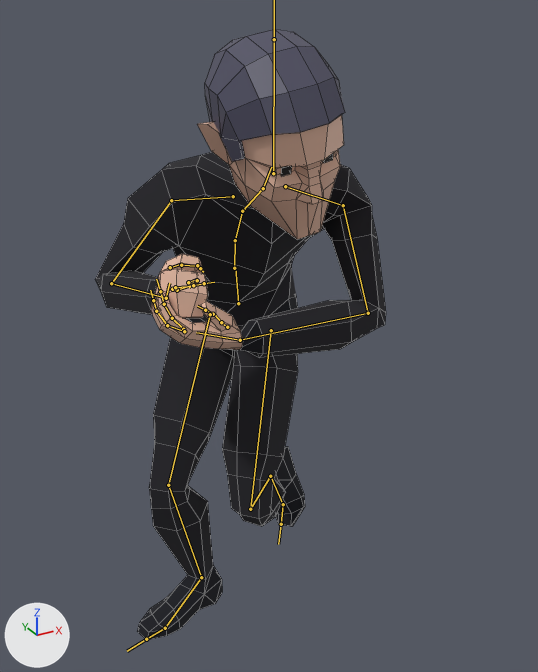
The FBX model GameJamSpy/Assets/Models/Characters/Animations/p2_run_fwd_45R.fbx: old version first, new version second.
Before and after are seen from a 50 mm camera at (-0.787, -1.627, 1.578) aimed at (-0.063, -0.31, 0.919). Every picture has the same lights, and +X, +Y and +Z are marked at lower left. Both versions are drawn at frame 23 of the action 'p2_run_fwd_45R'; the numbers are the values there. The bones that bend it are drawn over the model as lines. Mesh edges are drawn as thin lines.
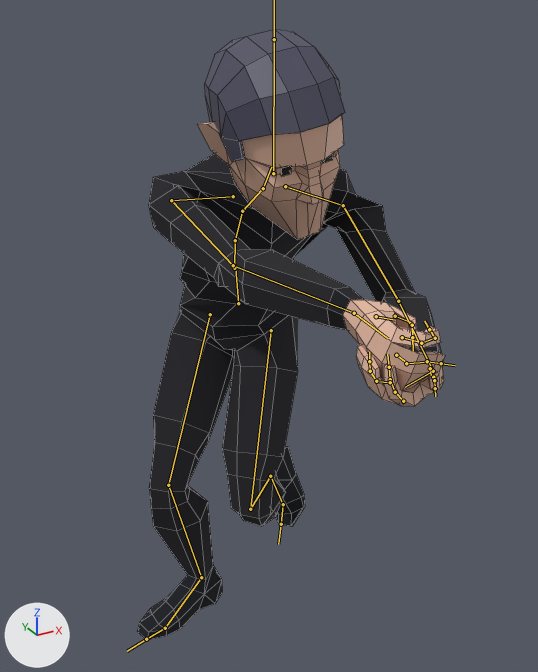
Boxes (x1, y1, x2, y2) around the edits, measured in the pictures (538 x 672 px):
'mesh', posed (6% wider)
    before: (96, 29, 386, 640)
    after: (137, 29, 445, 640)
bone 'LeftArm', root to tip
    before: (343, 205) to (368, 313)
    after: (343, 205) to (398, 301)
bone 'LeftForeArm', root to tip
    before: (368, 313) to (240, 340)
    after: (398, 301) to (433, 371)
bone 'LeftHand', root to tip
    before: (240, 340) to (196, 332)
    after: (433, 371) to (405, 387)
bone 'RightArm', root to tip
    before: (171, 200) to (111, 283)
    after: (171, 200) to (233, 265)
bone 'RightForeArm', root to tip
    before: (111, 283) to (166, 298)
    after: (233, 265) to (354, 313)
bone 'RightHand', root to tip
    before: (166, 298) to (169, 283)
    after: (354, 313) to (388, 338)

The edits, one by one:
Bone 'LeftArm' (bone_leftarm) turns from (-40, 1, 78) to (-62, -32, 107) degrees about its own x, y and z.
Bone 'LeftForeArm' (bone_leftforearm) turns from (1, -2, 66) to (2, -1, 31) degrees about its own x, y and z.
Bone 'LeftHand' (bone_lefthand) turns from (83, -99, -77) to (-47, -137, 43) degrees about its own x, y and z.
Bone 'RightArm' (bone_rightarm) turns from (26, 4, 2) to (3, 21, -107) degrees about its own x, y and z.
Bone 'RightForeArm' (bone_rightforearm) turns from (-1, 2, -118) to (2, 0, -6) degrees about its own x, y and z.
Bone 'RightHand' (bone_righthand) turns from (-25, -4, -8) to (-18, 14, 17) degrees about its own x, y and z.
